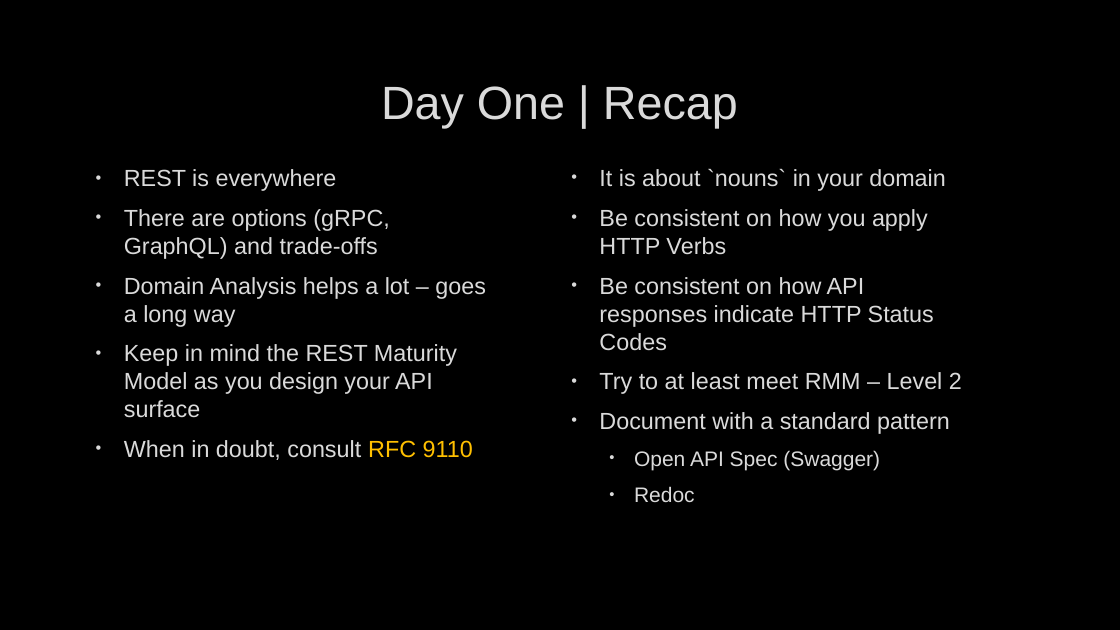
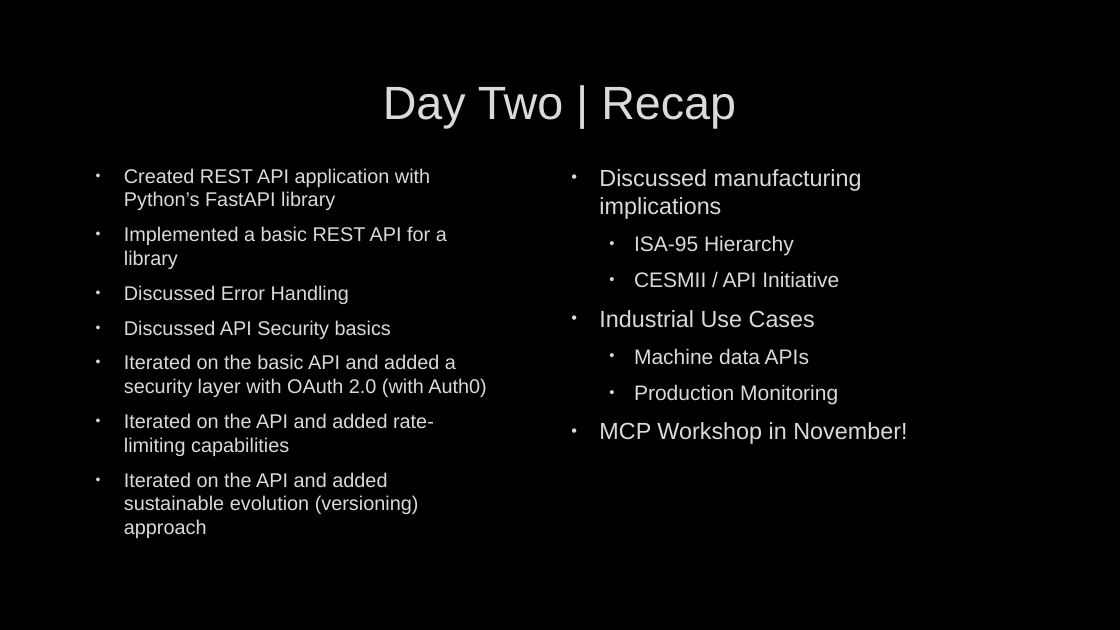
Before and after one commit to SheetMetalConnect/api-workshop, a slide deck: slide 39 of zzz-additional-documentation/Rest-Api-Design-Build-Run-Day-2.pptx (slide 66 before the commit). Drawn at 1120x630 pixels with LibreOffice and Linux fonts; fonts in the diff are those of the drawing; background and template pictures are left out. Boxes give left, top, right and bottom in pixels: in the first picture for what was removed or moved away, otherwise in the second. Text is boxed around its words. In the diff, an @@ line names an element or a change of style, - is before the commit and + after.

```diff
--- a/zzz-additional-documentation/Rest-Api-Design-Build-Run-Day-2.pptx
+++ b/zzz-additional-documentation/Rest-Api-Design-Build-Run-Day-2.pptx
@@ title at box(383, 87, 736, 128): text changed @@
-Day One | Recap
+Day Two | Recap
@@ text at box(124, 168, 486, 538): text changed; size 20 to 17 pt @@
-• REST is everywhere
-• There are options (gRPC, GraphQL) and trade-offs
-• Domain Analysis helps a lot – goes a long way
-• Keep in mind the REST Maturity Model as you design your API surface
-• When in doubt, consult RFC 9110
+• Created REST API application with Python’s FastAPI library
+• Implemented a basic REST API for a library
+• Discussed Error Handling
+• Discussed API Security basics
+• Iterated on the basic API and added a security layer with OAuth 2.0 (with Auth0)
+• Iterated on the API and added rate-limiting capabilities
+• Iterated on the API and added sustainable evolution (versioning) approach
@@ text at box(599, 169, 907, 444): text changed @@
-• It is about `nouns` in your domain
-• Be consistent on how you apply HTTP Verbs
-• Be consistent on how API responses indicate HTTP Status Codes
-• Try to at least meet RMM – Level 2
-• Document with a standard pattern
-  • Open API Spec (Swagger)
-  • Redoc
+• Discussed manufacturing implications
+  • ISA-95 Hierarchy
+  • CESMII / API Initiative
+• Industrial Use Cases
+  • Machine data APIs
+  • Production Monitoring
+• MCP Workshop in November!
```
Also in this commit, not shown: 2 other slides changed, 5 slides added, 33 slides removed, 1 other file.
